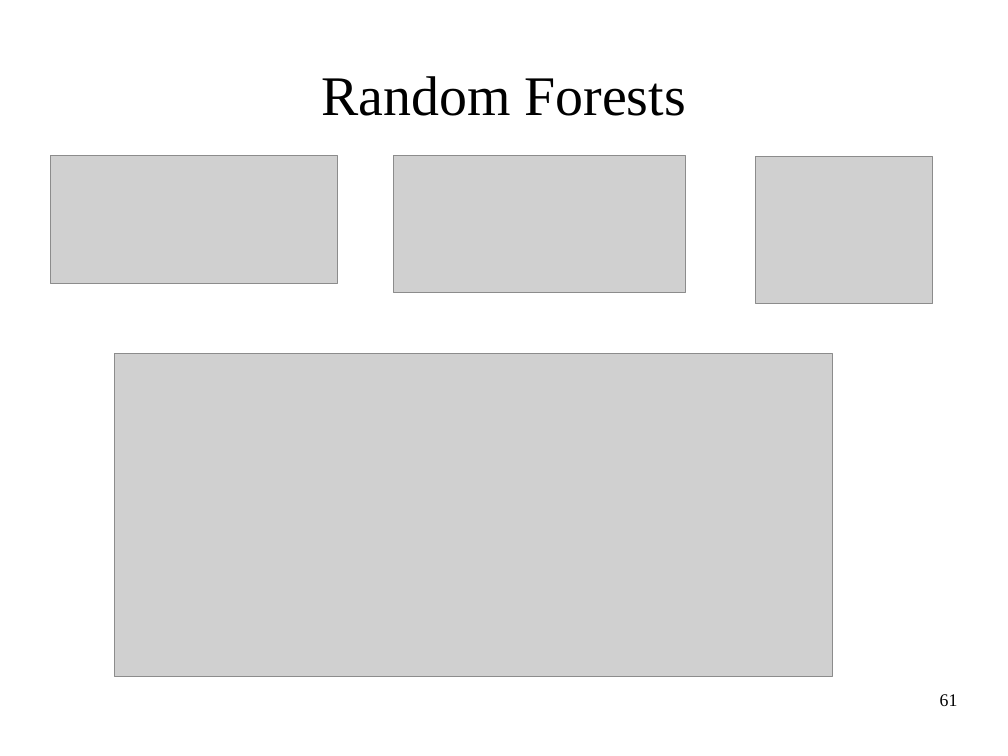
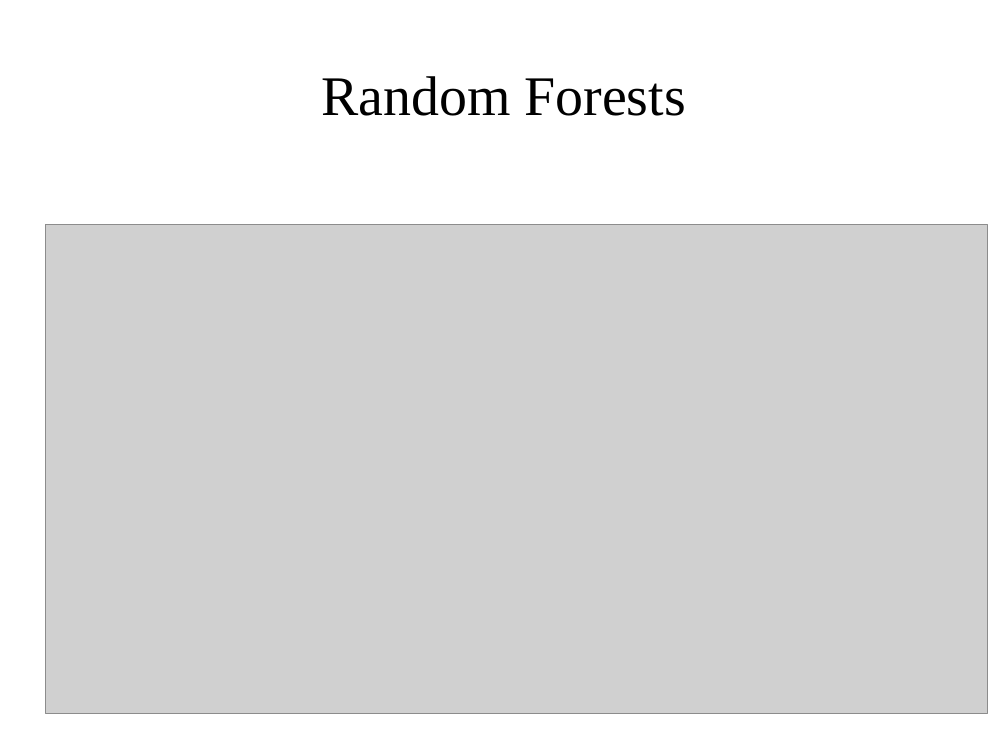
Before and after one commit to amueller/ml-workshop-1-of-4, a slide deck: slide 61 of intro-to-machine-learning-odsc-masterclass-2017.odp. Drawn at 1008x756 pixels with LibreOffice and Linux fonts; fonts in the diff are those of the drawing; grey boxes stand for pictures. Boxes give left, top, right and bottom in pixels: in the first picture for what was removed or moved away, otherwise in the second. Text is boxed around its words. In the diff, an @@ line names an element or a change of style, - is before the commit and + after.

Commit message:
add tees and forests notebooks, more slides. looks done.

```diff
--- a/intro-to-machine-learning-odsc-masterclass-2017.odp
+++ b/intro-to-machine-learning-odsc-masterclass-2017.odp
@@ picture removed at (50,155,338,284) @@
@@ picture removed at (393,155,685,293) @@
@@ picture: place and size @@
-picture at (756,156,933,304)
+picture at (46,225,988,713)
@@ picture removed at (114,354,832,677) @@
@@ page number removed at (940,694,958,706) @@
-61
```
Also in this commit, not shown: 2 other slides changed, 2 slides added, 3 other files.
